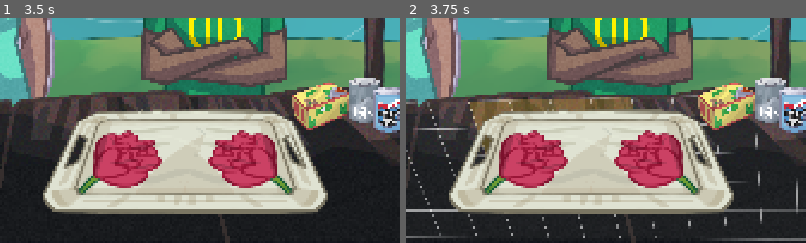
Above: before the commit, frames 1-2 (left to right).
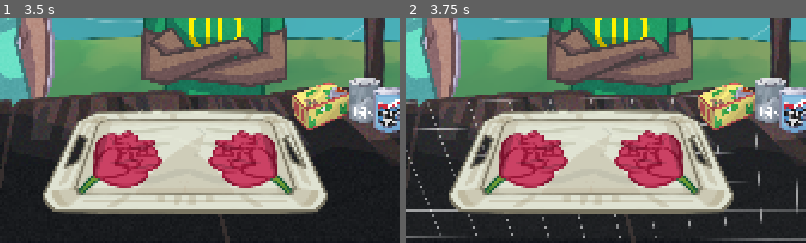
Above: after the commit, the same moments.

Repository: abhikhasnain1/Tong-Manager
Game: Godot game, scene res://scenes/app/Main.tscn
Two runs of this game, one before a commit and one after it. Both use one fixed random seed, a clock stepped at 60 frames per second and the inputs below.
Inputs (mouse positions are % of the whole screen's width and height, from its top left):
- Up to frame 1 (3.5 s): tap Enter at 0.5, 2 s; drag from (97, 68) to (60, 28) at 0.52 s; tap Space (pour) at 1.25, 2.75 s; drag from (30, 55) to (97, 68) at 1.27 s; move the mouse to (60, 28) at 2.02 s; tap Q (quick_wash) at 2.1 s; click (60, 28) at 2.17 s; drag from (45, 70) to (20, 35) at 2.77 s
- Up to frame 2 (3.75 s): tap Enter at 3.5 s; move the mouse to (80, 65) at 3.52 s; tap G (organize_toggle) at 3.6 s; click (80, 65) at 3.67 s
The pictures show only the part of the screen within x 40-90%, y 50-100%; the shares and areas given below are measured in that part.

Frame 1 is identical in both runs. In frame 2, 2.3% of the frame differs, in the area x 16-57%, y 35-61%.

Commit message:
Issue #46: Keep table grid within M1 scope

Diff:
--- a/tong-manager/scenes/gameplay/tong/TongDayScreen.tscn
+++ b/tong-manager/scenes/gameplay/tong/TongDayScreen.tscn
@@ -23,16 +23,10 @@
 [ext_resource type="Shader" uid="uid://cxt8j3h5v6vwp" path="res://assets/shaders/world_color_grade.gdshader" id="20_grade"]
 [ext_resource type="Script" uid="uid://ch0ggxjjqwbeb" path="res://scripts/ui/tong_hud.gd" id="21_hud"]
 [ext_resource type="Script" uid="uid://c8pc6hixrf8v4" path="res://scripts/gameplay/interactions/interaction_controller.gd" id="22_interaction"]
-[ext_resource type="Script" uid="uid://d2kmtplthvi7h" path="res://scripts/data/placeable_footprint.gd" id="23_footprint"]
 [ext_resource type="Script" uid="uid://cw1qsdwkrovxk" path="res://scripts/gameplay/interactions/table_grid.gd" id="24_table_grid"]
-[ext_resource type="Script" uid="uid://4me7h8hyrsvn" path="res://scripts/gameplay/interactions/grid_placeable.gd" id="25_grid_placeable"]
 
 [sub_resource type="RectangleShape2D" id="RectangleShape2D_khata"]
 size = Vector2(117, 360)
-
-[sub_resource type="Resource" id="Resource_tray_footprint"]
-script = ExtResource("23_footprint")
-size = Vector2i(4, 3)
 
 [sub_resource type="ShaderMaterial" id="ShaderMaterial_grade"]
 shader = ExtResource("20_grade")
@@ -241,16 +235,6 @@
 
 [node name="BottomRight" type="Marker2D" parent="WorldRoot/ToolLayer/TrayStation/TableFootprint4x3" unique_id=1417795456]
 position = Vector2(316, 96)
-
-[node name="GridPlaceable" type="Node" parent="WorldRoot/ToolLayer/TrayStation"]
-editor_description = "Registers the tray from its current footprint anchor. Future organize-mode dragging calls begin, preview, commit, and cancel on this component."
-script = ExtResource("25_grid_placeable")
-item_id = &"tray"
-footprint = SubResource("Resource_tray_footprint")
-reservation_state = &"tray_area"
-table_grid_path = NodePath("../../../DropZoneRoot/TableGrid")
-world_node_path = NodePath("..")
-placement_anchor_path = NodePath("../TableFootprint4x3/TopLeft")
 
 [node name="BucketStation" type="Node2D" parent="WorldRoot/ToolLayer" unique_id=2061807017]
 position = Vector2(1865, 952)
--- a/tong-manager/scripts/gameplay/interactions/grid_placeable.gd
+++ /dev/null
@@ -1,163 +0,0 @@
-class_name GridPlaceable
-extends Node
-
-signal move_started(origin_cell: Vector2i)
-signal move_previewed(cell: Vector2i, is_valid: bool)
-signal move_committed(cell: Vector2i)
-signal move_canceled(restored_cell: Vector2i)
-
-@export var item_id: StringName
-@export var footprint: PlaceableFootprint
-@export_range(0, 3, 1) var rotation_quarters: int = 0
-@export var reservation_state: StringName = TableGrid.STATE_OCCUPIED
-@export_node_path("Node2D") var table_grid_path: NodePath
-@export_node_path("Node2D") var world_node_path: NodePath
-@export_node_path("Marker2D") var placement_anchor_path: NodePath
-
-var current_cell := Vector2i(-1, -1)
-
-var _table_grid: TableGrid
-var _world_node: Node2D
-var _placement_anchor: Marker2D
-var _is_moving: bool = false
-var _move_origin_cell := Vector2i(-1, -1)
-var _move_origin_global_transform := Transform2D.IDENTITY
-
-
-func _ready() -> void:
-	_resolve_nodes()
-	call_deferred(&"_register_initial_placement")
-
-
-func register_current_placement() -> bool:
-	if not _has_valid_configuration():
-		return false
-	var derived_cell := _table_grid.world_to_cell(_placement_anchor.global_position)
-	if not _table_grid.reserve_footprint(
-		item_id,
-		footprint,
-		derived_cell,
-		rotation_quarters,
-		reservation_state
-	):
-		return false
-	current_cell = derived_cell
-	return true
-
-
-func begin_grid_move() -> bool:
-	if _is_moving or not _has_valid_configuration() or current_cell.x < 0 or current_cell.y < 0:
-		return false
-	_move_origin_cell = current_cell
-	_move_origin_global_transform = _world_node.global_transform
-	_table_grid.clear_item(item_id)
-	_table_grid.clear_preview()
-	_is_moving = true
-	move_started.emit(_move_origin_cell)
-	return true
-
-
-func preview_grid_move(world_anchor_position: Vector2) -> DropValidation:
-	if not _is_moving:
-		return DropValidation.invalid("table_grid.move_not_started")
-	var candidate_cell := _table_grid.world_to_cell(world_anchor_position)
-	var validation := _table_grid.preview_placement(footprint, candidate_cell, rotation_quarters)
-	move_previewed.emit(candidate_cell, validation.is_valid)
-	return validation
-
-
-func preview_current_grid_move() -> DropValidation:
-	if _placement_anchor == null:
-		return DropValidation.invalid("table_grid.missing_placement_anchor")
-	return preview_grid_move(_placement_anchor.global_position)
-
-
-func commit_grid_move(world_anchor_position: Vector2) -> bool:
-	if not _is_moving:
-		return false
-	var candidate_cell := _table_grid.world_to_cell(world_anchor_position)
-	if not _table_grid.can_place(footprint, candidate_cell, rotation_quarters):
-		_table_grid.preview_placement(footprint, candidate_cell, rotation_quarters)
-		return false
-
-	_snap_anchor_to_cell(candidate_cell)
-	if not _table_grid.reserve_footprint(
-		item_id,
-		footprint,
-		candidate_cell,
-		rotation_quarters,
-		reservation_state
-	):
-		return false
-
-	current_cell = candidate_cell
-	_is_moving = false
-	_table_grid.clear_preview()
-	move_committed.emit(current_cell)
-	return true
-
-
-func commit_current_grid_move() -> bool:
-	if _placement_anchor == null:
-		return false
-	return commit_grid_move(_placement_anchor.global_position)
-
-
-func cancel_grid_move() -> void:
-	if not _is_moving:
-		return
-	_world_node.global_transform = _move_origin_global_transform
-	var restored := _table_grid.reserve_footprint(
-		item_id,
-		footprint,
-		_move_origin_cell,
-		rotation_quarters,
-		reservation_state
-	)
-	assert(restored, "GridPlaceable failed to restore its previous reservation.")
-	current_cell = _move_origin_cell
-	_is_moving = false
-	_table_grid.clear_preview()
-	move_canceled.emit(current_cell)
-
-
-func is_grid_move_active() -> bool:
-	return _is_moving
-
-
-func _register_initial_placement() -> void:
-	assert(
-		register_current_placement(),
-		"GridPlaceable initial footprint must fit at the cell derived from its placement anchor."
-	)
-
-
-func _resolve_nodes() -> void:
-	_table_grid = get_node_or_null(table_grid_path) as TableGrid
-	_world_node = get_node_or_null(world_node_path) as Node2D
-	_placement_anchor = get_node_or_null(placement_anchor_path) as Marker2D
-	assert(_table_grid != null, "GridPlaceable requires a TableGrid reference.")
-	assert(_world_node != null, "GridPlaceable requires a movable Node2D reference.")
-	assert(_placement_anchor != null, "GridPlaceable requires a Marker2D placement anchor.")
-	assert(item_id != &"", "GridPlaceable requires a non-empty item_id.")
-	assert(footprint != null, "GridPlaceable requires a PlaceableFootprint resource.")
-	assert(
-		reservation_state == TableGrid.STATE_OCCUPIED
-		or reservation_state == TableGrid.STATE_TRAY_AREA,
-		"GridPlaceable reservation_state must be an occupied grid state."
-	)
-
-
-func _has_valid_configuration() -> bool:
-	return (
-		_table_grid != null
-		and _world_node != null
-		and _placement_anchor != null
-		and item_id != &""
-		and footprint != null
-	)
-
-
-func _snap_anchor_to_cell(cell: Vector2i) -> void:
-	var target_anchor_position := _table_grid.cell_corner_to_world(cell)
-	_world_node.global_position += target_anchor_position - _placement_anchor.global_position
--- a/tong-manager/scripts/gameplay/interactions/table_grid.gd
+++ b/tong-manager/scripts/gameplay/interactions/table_grid.gd
@@ -66,17 +66,11 @@
 
 func world_to_cell(world_position: Vector2) -> Vector2i:
 	var grid_uv := _local_to_grid_uv(to_local(world_position))
-	var scaled_cell := grid_uv * Vector2(grid_size)
-	return Vector2i(floori(scaled_cell.x + 0.00001), floori(scaled_cell.y + 0.00001))
+	return Vector2i(floori(grid_uv.x * grid_size.x), floori(grid_uv.y * grid_size.y))
 
 
 func cell_to_world(cell: Vector2i) -> Vector2:
 	var grid_uv := (Vector2(cell) + Vector2(0.5, 0.5)) / Vector2(grid_size)
-	return to_global(_grid_uv_to_local(grid_uv))
-
-
-func cell_corner_to_world(cell: Vector2i) -> Vector2:
-	var grid_uv := Vector2(cell) / Vector2(grid_size)
 	return to_global(_grid_uv_to_local(grid_uv))
 
 
Not shown, removed: tong-manager/scripts/gameplay/interactions/grid_placeable.gd.uid
